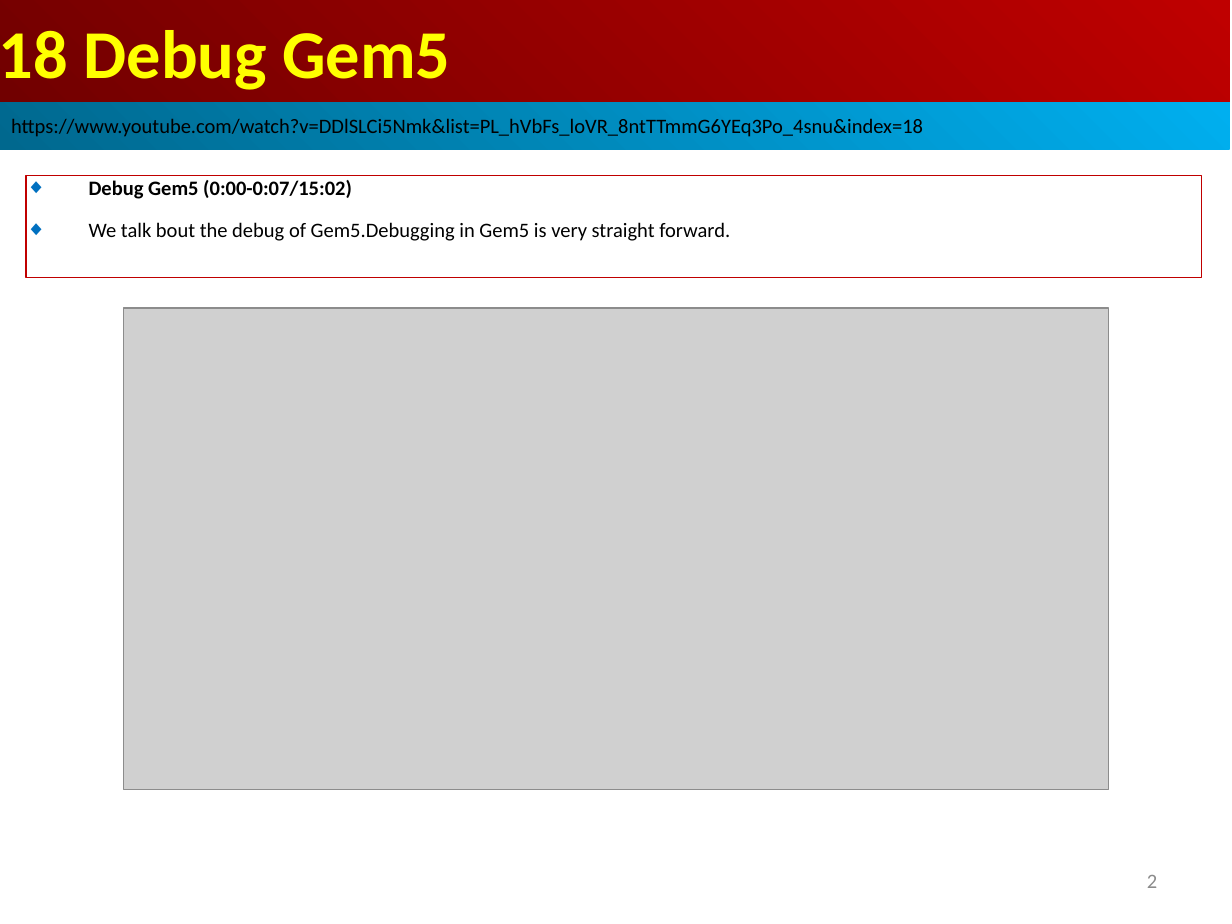
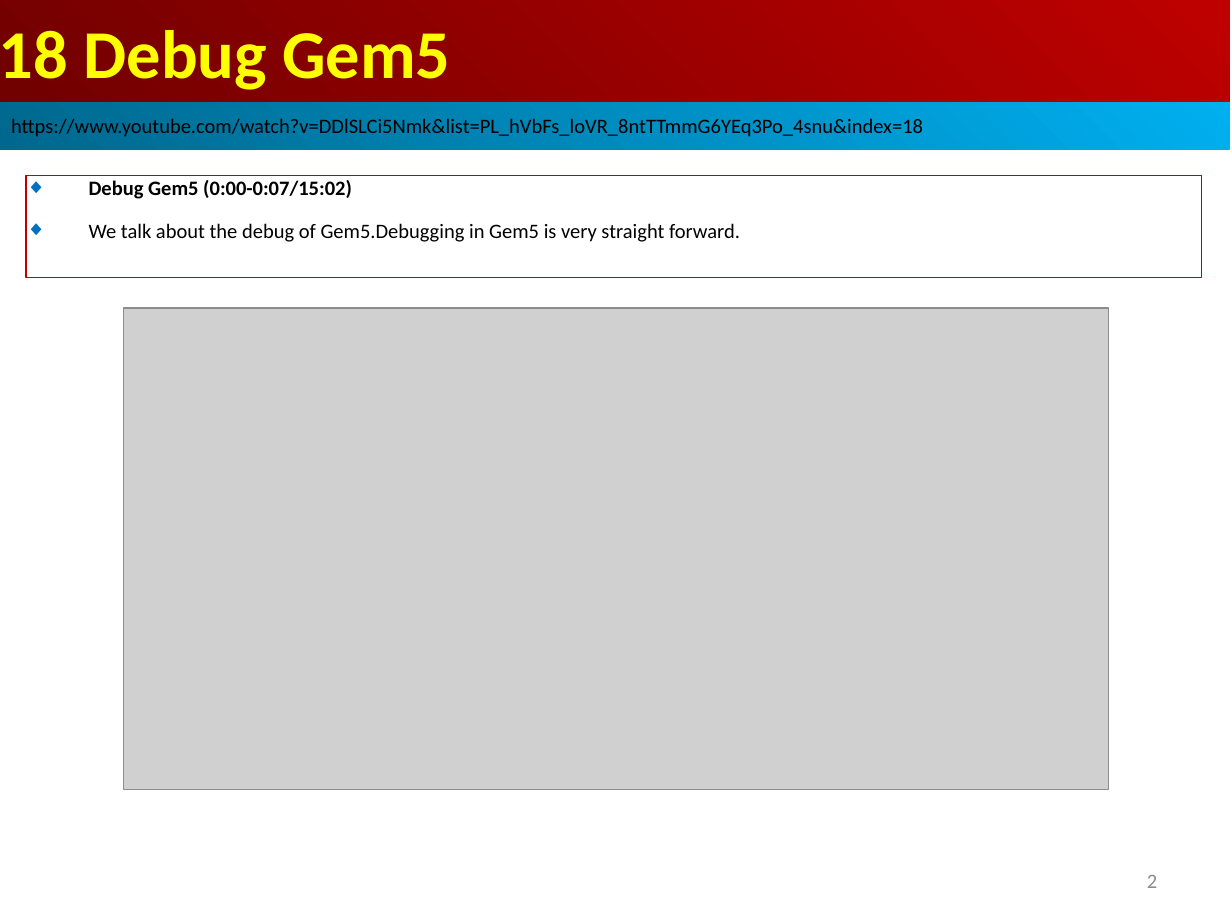
Before and after one commit to peterhchen/AIU_CS850_Gem5_McPAT, a slide deck: slide 2 of 050_Gem5/018.Debug/000_Video/018.Debug.ppt. Drawn at 1232x924 pixels with LibreOffice and Linux fonts; fonts in the diff are those of the drawing; grey boxes stand for pictures. Boxes give left, top, right and bottom in pixels: in the first picture for what was removed or moved away, otherwise in the second. Text is boxed around its words. In the diff, an @@ line names an element or a change of style, - is before the commit and + after.

```diff
--- a/050_Gem5/018.Debug/000_Video/018.Debug.ppt
+++ b/050_Gem5/018.Debug/000_Video/018.Debug.ppt
@@ text in rectangle at bbox=[89, 223, 740, 242]: text changed @@
-◆ We talk bout the debug of Gem5.Debugging in Gem5 is very straight forward.
+◆ We talk about the debug of Gem5.Debugging in Gem5 is very straight forward.
```
